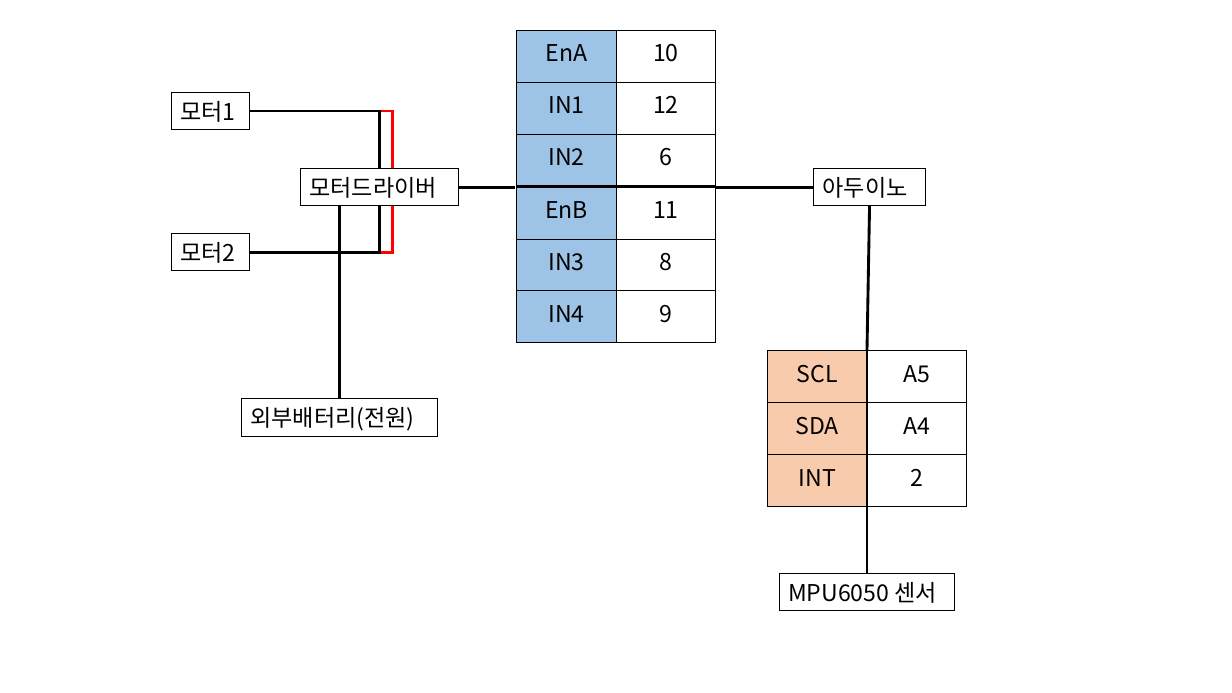
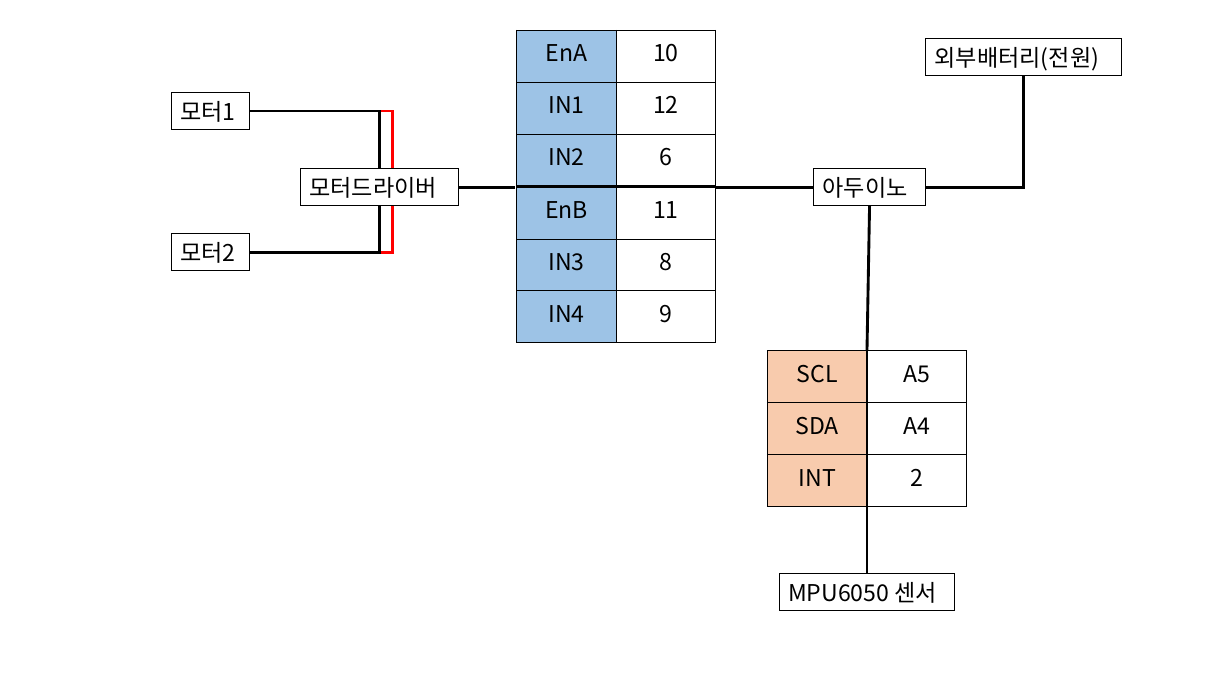
Before and after one commit to DavidHan008/lockdpwn, a slide deck: slide 2 of embedded_archive (Arduino,RasPi,Freescale..)/fritzing_files/self_balancing_robot.pptx. Drawn at 1232x693 pixels with LibreOffice and Linux fonts; fonts in the diff are those of the drawing. Boxes give left, top, right and bottom in pixels: in the first picture for what was removed or moved away, otherwise in the second. Text is boxed around its words. In the diff, an @@ line names an element or a change of style, - is before the commit and + after.

```diff
--- a/embedded_archive (Arduino,RasPi,Freescale..)/fritzing_files/self_balancing_robot.pptx
+++ b/embedded_archive (Arduino,RasPi,Freescale..)/fritzing_files/self_balancing_robot.pptx
@@ rectangle "외부배터리(전원)": place and size @@
-rectangle "외부배터리(전원)" at box(241, 399, 437, 436)
+rectangle "외부배터리(전원)" at box(926, 39, 1122, 76)
@@ elbow line added from (1024, 76) to (926, 188), #000000 2.25 pt @@
@@ line removed from (339, 206) to (339, 399) @@
```
Also in this commit, not shown: 1 other file.
